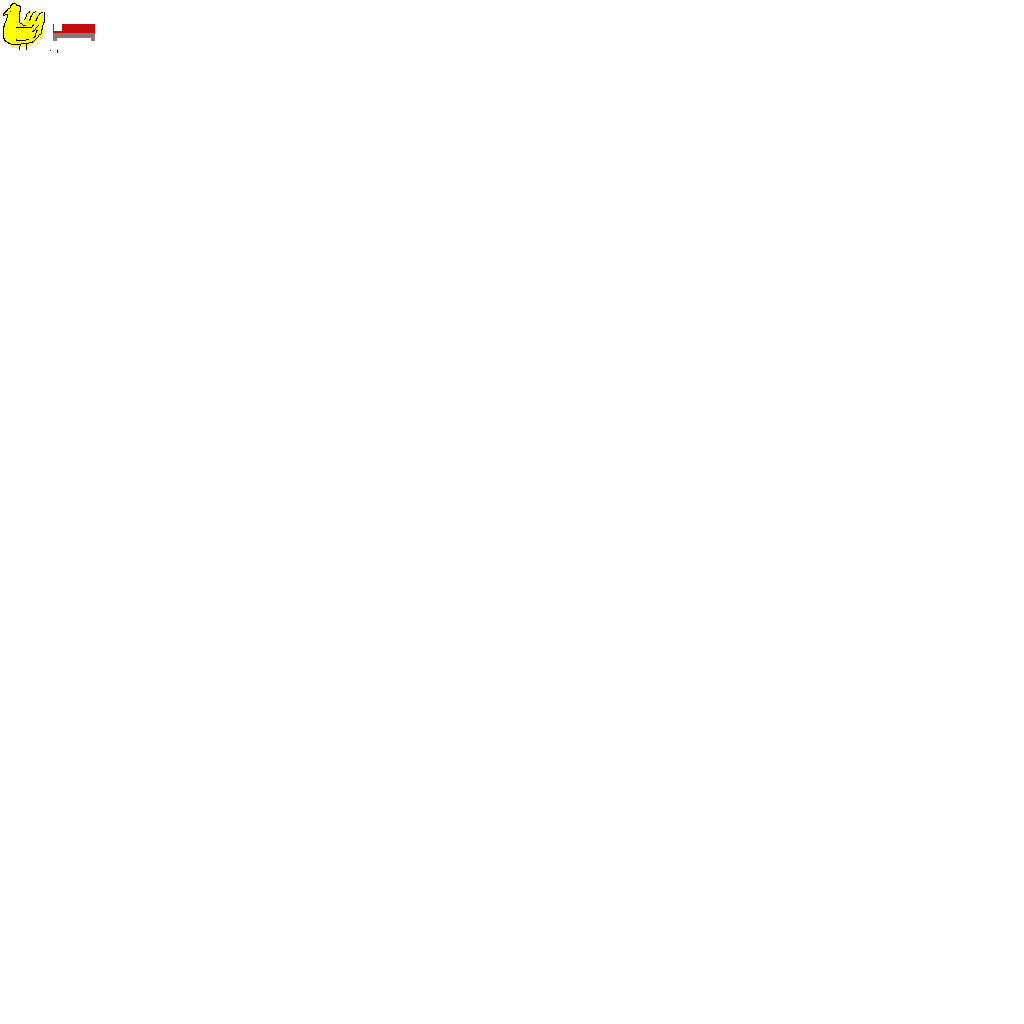
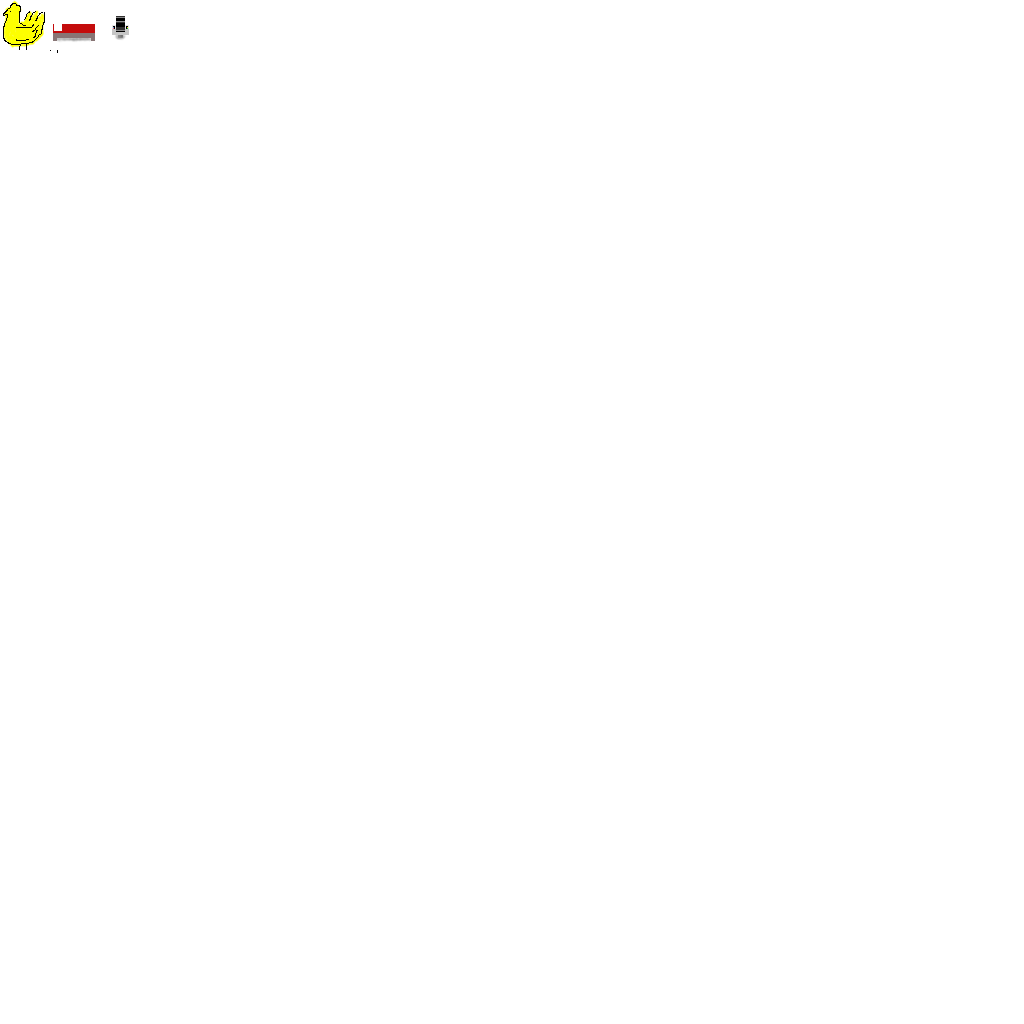
The second w=1024, h=1024 image is a revision of the first. Changes to its layers:
added layer "command" above "command-base" over [112, 16, 129, 35]
added layer "command-base" above "command-shadow" over [118, 33, 123, 38]
added layer "command-shadow" above "bed" over [114, 32, 127, 41]
added layer "bed-shadow" above "chicken" over [57, 38, 91, 43]
